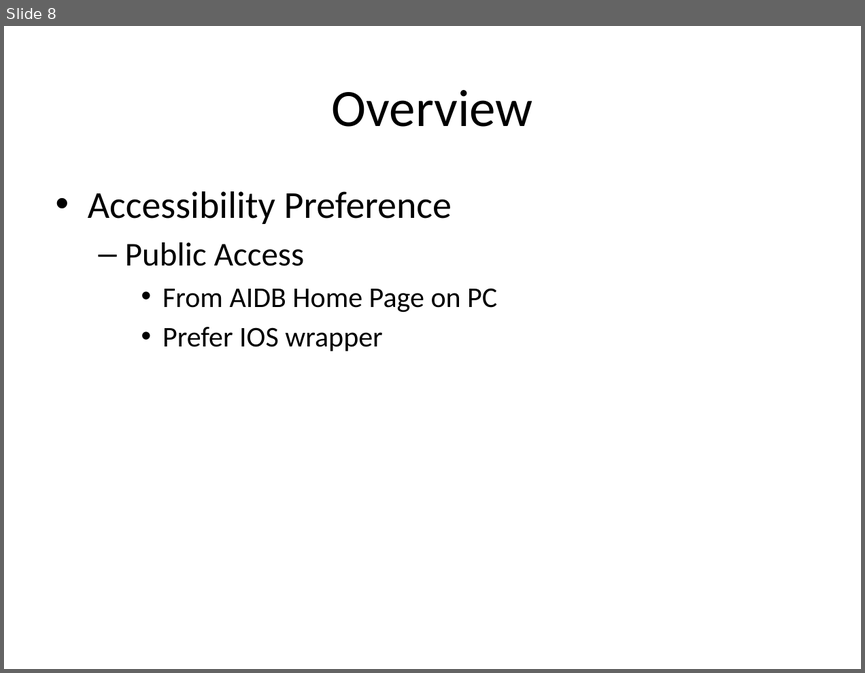
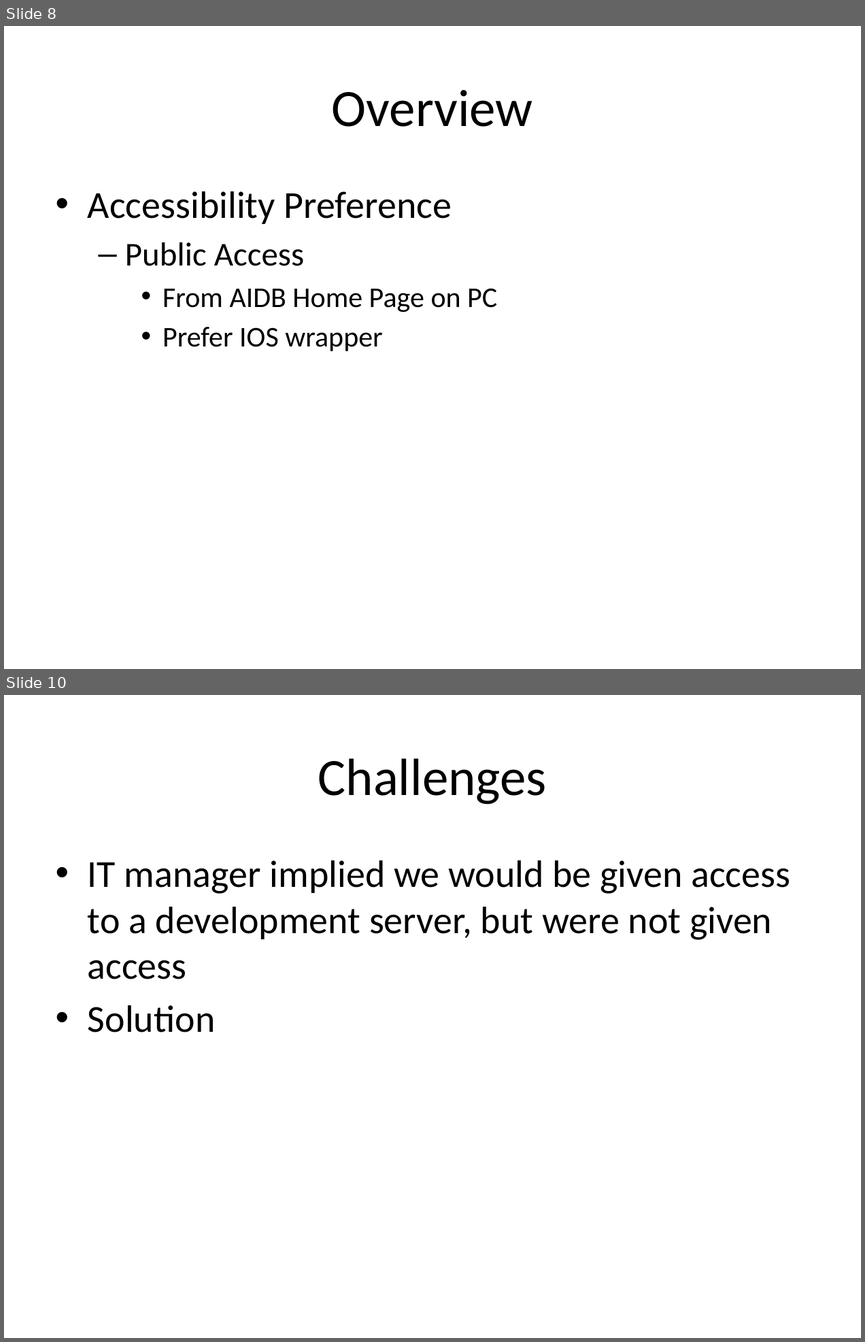
Before and after one commit to telepresencebot2/Transportation-For-Visually-Impaired, a slide deck: Presentation.pptx. Shown one above the other, each under a label of ours: slide 8 before the commit, slides 8 and 10 after it; the slides between them are not shown. The pictures are 865x673 and 865x1342 pixels, drawn with LibreOffice and Linux fonts; fonts in the diff are those of the drawing. Boxes give left, top, right and bottom in pixels: in the first picture for what was removed or moved away, otherwise in the second. Text is boxed around its words. In the diff, an @@ line names an element or a change of style, - is before the commit and + after.

```diff
--- a/Presentation.pptx
+++ b/Presentation.pptx
@@ slide 10 added at (x1=4, y1=695, x2=861, y2=1338), background #FFFFFF @@
@@ title added at (x1=318, y1=758, x2=547, y2=804), 44 pt, text #000000 @@
+Challenges
@@ text added at (x1=88, y1=860, x2=790, y2=1032), 32 pt, text #000000 @@
+• IT manager implied we would be given access to a development server, but were not given access
+• Solution
```
Also in this commit, not shown: 3 slides changed, 2 slides removed, 2 other files.
